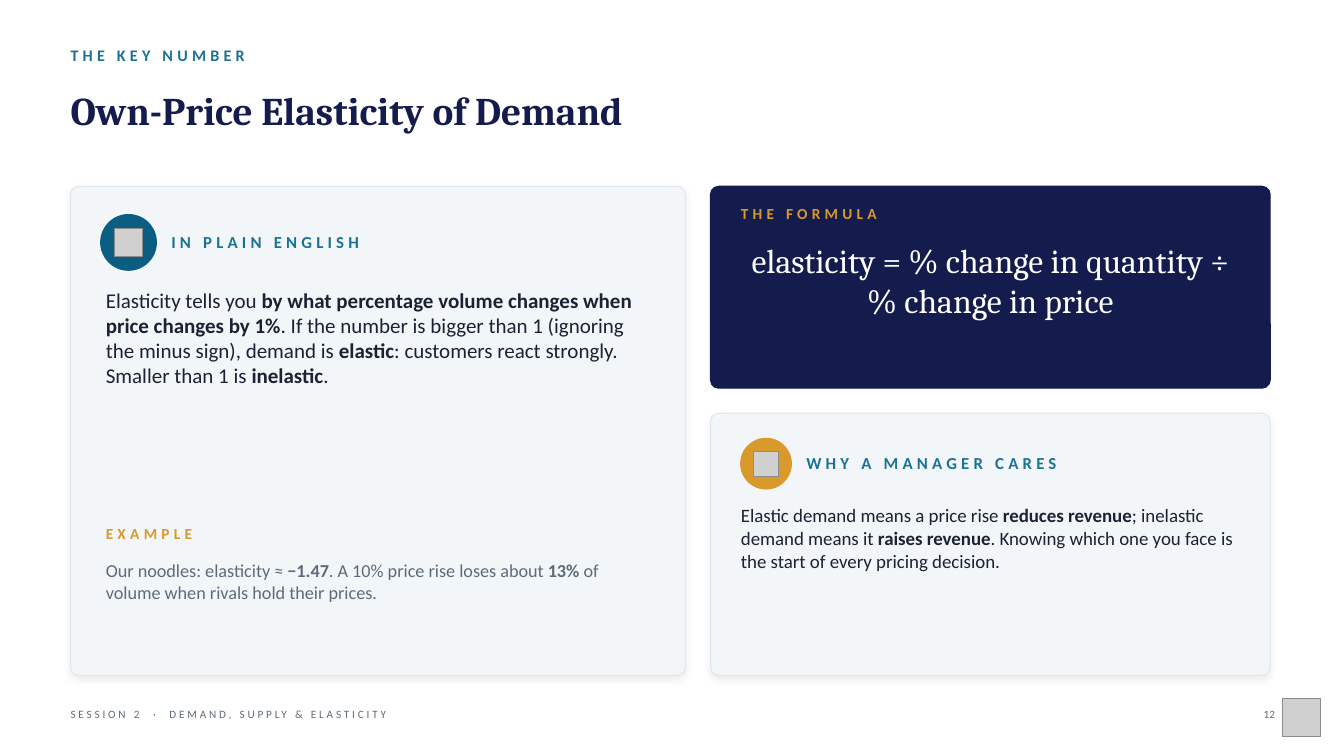
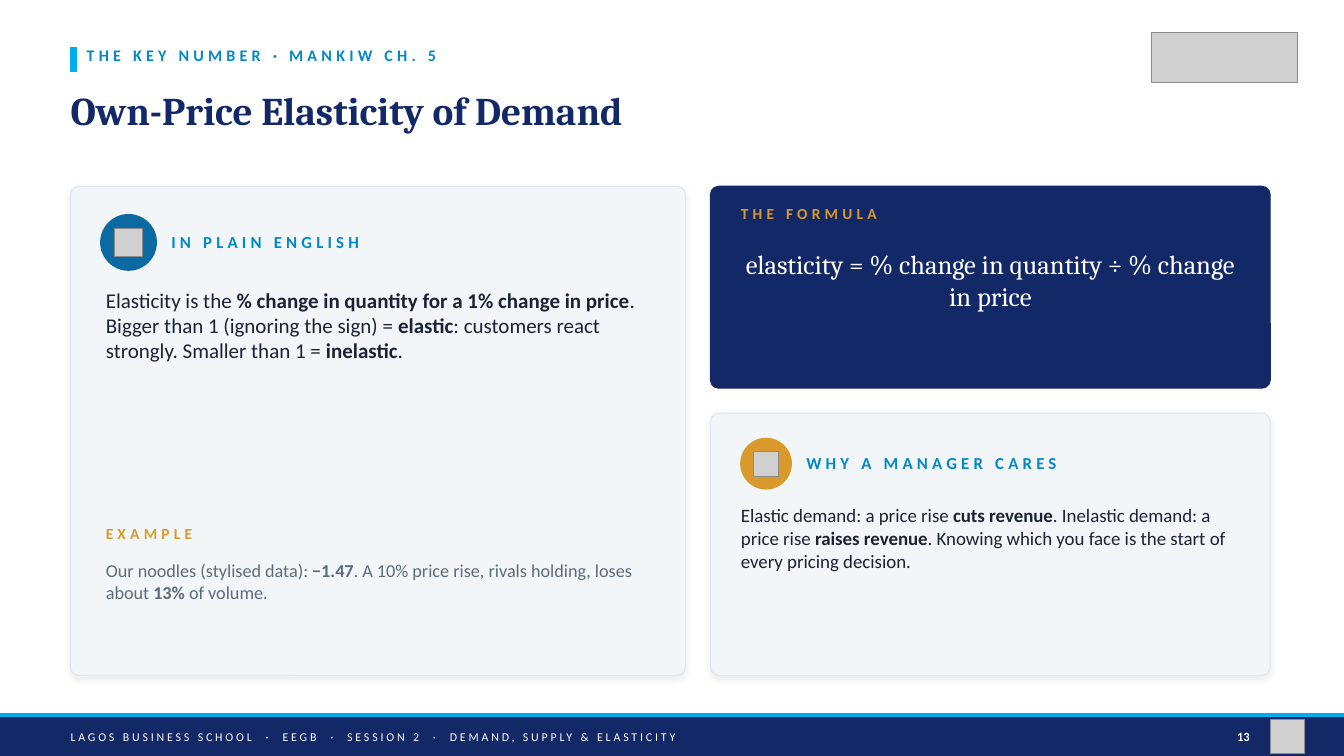
Before and after one commit to adibongo/eegb, a slide deck: slide 13 of sessions/s02/slides/EEGB_S02_Demand_Supply_Elasticity_with_Behavioural_Insights.pptx (slide 12 before the commit). Drawn at 1344x756 pixels with LibreOffice and Linux fonts; fonts in the diff are those of the drawing; grey boxes stand for pictures. Boxes give left, top, right and bottom in pixels: in the first picture for what was removed or moved away, otherwise in the second. Text is boxed around its words. In the diff, an @@ line names an element or a change of style, - is before the commit and + after.

```diff
--- a/sessions/s02/slides/EEGB_S02_Demand_Supply_Elasticity_with_Behavioural_Insights.pptx
+++ b/sessions/s02/slides/EEGB_S02_Demand_Supply_Elasticity_with_Behavioural_Insights.pptx
@@ rectangle added at [71, 47, 77, 72], fill #00AEEF, outline #00AEEF 1 pt @@
@@ text at [87, 50, 436, 61]: text changed; text colour #1C7293 to #0088C7 @@
-THE KEY NUMBER
+THE KEY NUMBER · MANKIW CH. 5
@@ picture added at [1151, 32, 1298, 82] @@
@@ text "Own-Price Elasticity of Demand" at [71, 97, 622, 134]: text colour #141B4D to #122867 @@
@@ rounded rectangle at [711, 187, 1270, 388]: fill #141B4D to #122867; outline #141B4D 1 pt to #122867 1 pt @@
@@ ellipse at [101, 215, 156, 270]: fill #0B5E82 to #0A6AA1; outline #0B5E82 1 pt to #0A6AA1 1 pt @@
@@ text "IN PLAIN ENGLISH" at [171, 237, 359, 248]: text colour #1C7293 to #0088C7 @@
@@ text "elasticity = % change in ..." at [746, 255, 1235, 312]: size 24 to 19 pt @@
@@ text at [106, 293, 635, 362]: text changed @@
-Elasticity tells you by what percentage volume changes when price changes by 1%. If the number is bigger than 1 (ignoring the minus sign), demand is elastic: customers react strongly. Smaller than 1 is inelastic.
+Elasticity is the % change in quantity for a 1% change in price. Bigger than 1 (ignoring the sign) = elastic: customers react strongly. Smaller than 1 = inelastic.
@@ text "WHY A MANAGER CARES" at [806, 458, 1056, 469]: text colour #1C7293 to #0088C7 @@
@@ text at [741, 509, 1226, 572]: text changed @@
-Elastic demand means a price rise reduces revenue; inelastic demand means it raises revenue. Knowing which one you face is the start of every pricing decision.
+Elastic demand: a price rise cuts revenue. Inelastic demand: a price rise raises revenue. Knowing which you face is the start of every pricing decision.
@@ text at [106, 564, 632, 599]: text changed @@
-Our noodles: elasticity ≈ −1.47. A 10% price rise loses about 13% of volume when rivals hold their prices.
+Our noodles (stylised data): −1.47. A 10% price rise, rivals holding, loses about 13% of volume.
@@ rectangle added at [0, 714, 1344, 718], fill #00AEEF, outline #00AEEF 1 pt @@
@@ rectangle added at [0, 718, 1344, 756], fill #122867, outline #122867 1 pt @@
@@ text "LAGOS BUSINESS SCHOOL · EEGB ..." at [71, 733, 419, 741]: vertical alignment top to middle @@
@@ text removed at [1264, 711, 1275, 718] @@
-12
@@ text at [71, 733, 419, 741]: text changed; size 8 to 8.5 pt; text colour #5C6B7A to #FFFFFF @@
-SESSION 2 · DEMAND, SUPPLY & ELASTICITY
+LAGOS BUSINESS SCHOOL · EEGB · SESSION 2 · DEMAND, SUPPLY & ELASTICITY
@@ text added at [1237, 732, 1250, 741], 9 pt, text #FFFFFF, bold @@
+13
@@ picture: place and size @@
-picture at [1282, 699, 1321, 737]
+picture at [1270, 720, 1305, 754]
```
Also in this commit, not shown: 23 other slides changed, 15 slides added, 5 slides removed, 27 other files.
